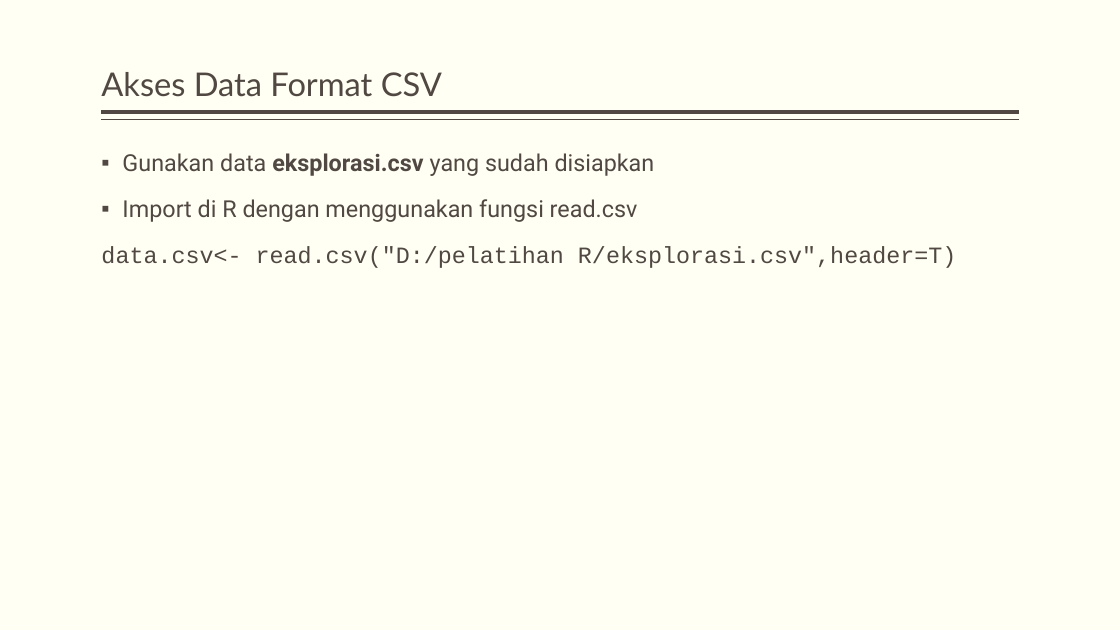
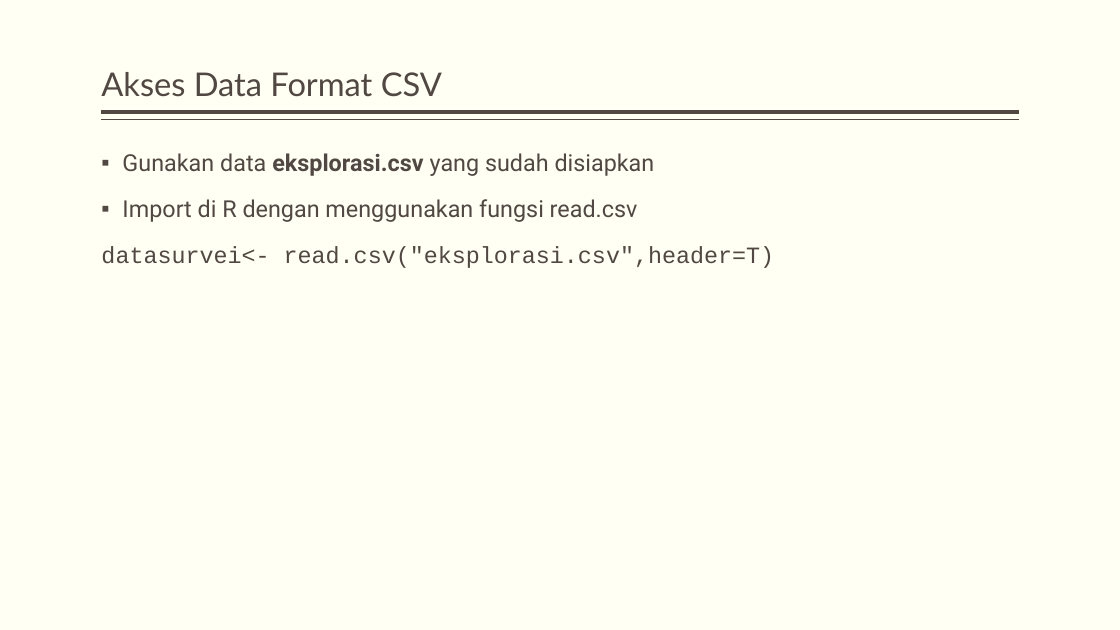
Before and after one commit to dewikiswani/pengantar-R, a slide deck: slide 33 of slide/pengenalan R.pptx. Drawn at 1120x630 pixels with LibreOffice and Linux fonts; fonts in the diff are those of the drawing. Boxes give left, top, right and bottom in pixels: in the first picture for what was removed or moved away, otherwise in the second. Text is boxed around its words. In the diff, an @@ line names an element or a change of style, - is before the commit and + after.

```diff
--- a/slide/pengenalan R.pptx
+++ b/slide/pengenalan R.pptx
@@ text at [101,246,775,268]: text changed @@
-data.csv<- read.csv("D:/pelatihan R/eksplorasi.csv",header=T)
+datasurvei<- read.csv("eksplorasi.csv",header=T)
```
Also in this commit, not shown: 6 other slides changed, 21 slides added, 15 slides removed, 1 other file.
